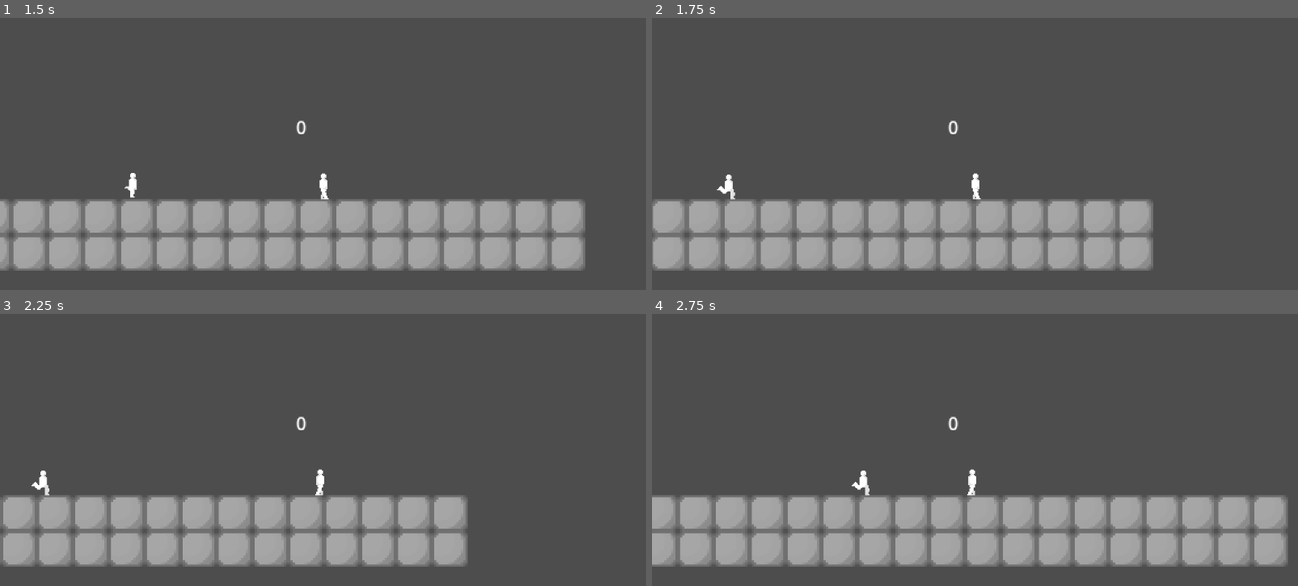
Above: before the commit, frames 1-4 (two rows, left to right).
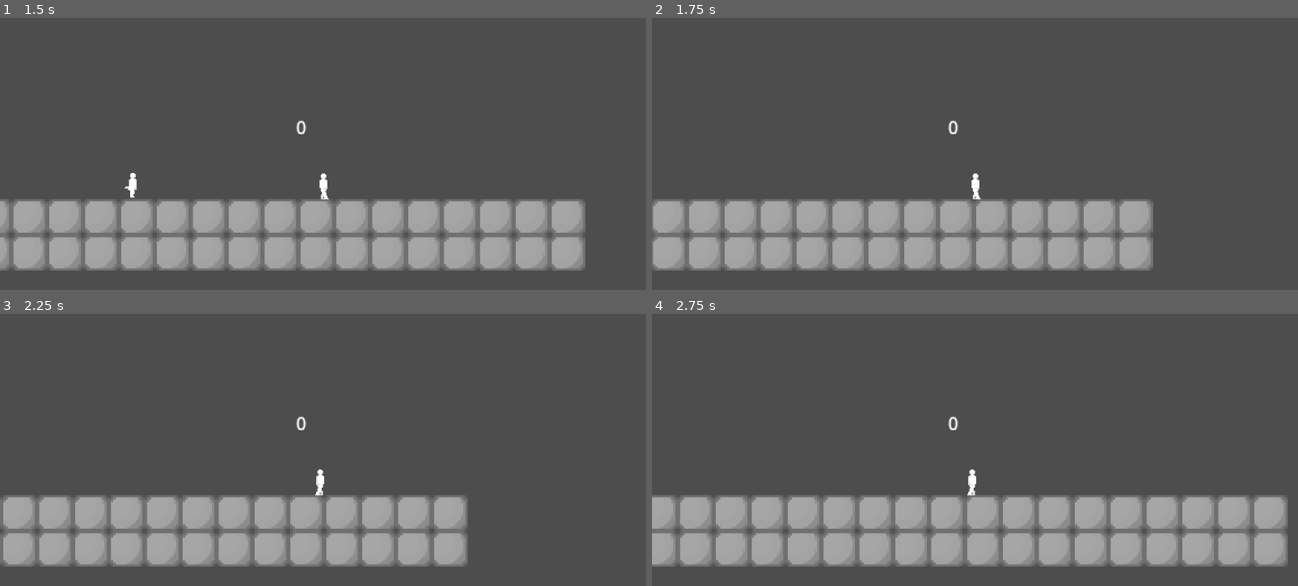
Above: after the commit, the same moments.

Repository: rafesholler/gmtk-2025
Game: Godot game, scene res://test_scene.tscn
The game is run twice, just before and just after one commit, with the same random seed, the same clock (stepped at 60 frames per second) and the same inputs.
Inputs (mouse positions are in pixels of both pictures, inside the frame that each line leads up to):
- Up to frame 1 (1.5 s): tap Enter at 0.5 s; move the mouse to (465, 181) at 0.52 s; hold D (move_right) from 0.53 s (still down); tap C (delete_loop) at 0.6 s; tap W (jump) at 0.77 s; tap T (record_with_player) at 0.8, 1.35 s; move the mouse to (193, 216) at 1.27 s
- Up to frame 2 (1.75 s): keep holding D (move_right); tap W (jump) at 1.52 s; tap R (toggle_record) at 1.55 s
- Up to frame 3 (2.25 s): move the mouse to (387, 414) at 2.02 s; release D (move_right) at 2.03 s; hold A (move_left) from 2.03 s (still down); tap R (toggle_record) at 2.1 s
- Up to frame 4 (2.75 s): keep holding A (move_left); tap C (delete_loop) at 2.3 s

Frame 1 is identical in both runs. In frame 2, 0.1% of the frame differs, in the area x 10-13%, y 57-67%; in frame 3, 0.1%; in frame 4, 0.1%, in the area x 30-34%, y 57-67%.

Commit message:
fixed afterimages

Diff:
--- a/Loop/loop_manager.gd
+++ b/Loop/loop_manager.gd
@@ -24,15 +24,16 @@
 			for object in part.loopable.properties:
 				for property in part.loopable.properties[object]:
 					part.recorded_values[property].append(object.get(property))
-					print("Recorded property " + property + " of object " + object.name + " with value " + str(object.get(property)))
+					#print("Recorded property " + property + " of object " + object.name + " with value " + str(object.get(property)))
 
 	for loop in loops:
 		if loop.is_ready:
 			for part in loop.parts:
 				for object in part.loopable.properties:
 					for property in part.loopable.properties[object]:
+						print(loop.is_ready)
 						object.set(property, part.recorded_values[property][loop.index])
-						print("Played property " + property + " of object " + object.name + " with value " + str(part.recorded_values[property][loop.index]))
+						#print("Played property " + property + " of object " + object.name + " with value " + str(part.recorded_values[property][loop.index]))
 
 			loop.index += 1
 			if loop.index >= loop.max_index:
@@ -77,28 +78,22 @@
 	for part in loops[index].parts:
 		if part.loopable.make_afterimage:
 			var afterimage = afterimage_path.instantiate()
-			# Copy player key to afterimage node
 			for object in part.loopable.properties:
 				if object is Player:
 					object.get_parent().add_child(afterimage)
-					part.loopable.properties[afterimage] = part.loopable.properties[object]
-					part.loopable.properties.erase(object)
-			# Copy other keys to the afterimage nodes
-			for object in part.loopable.properties:
-				if object is not Player:
-					for after_child in afterimage.get_children():
-						if after_child.name == object.name:
-							part.loopable.properties[after_child] = part.loopable.properties[object]
-							part.loopable.properties.erase(object)
+
+			part.loopable = afterimage.get_node("Loopable")
 		part.loopable.begin_playback()
 
 
 func cancel_loop(loop_index: int) -> void:
 	loops[loop_index].is_ready = false
 	loops[loop_index].max_index = 0
+	loops[loop_index].index = 0
 	for part in loops[loop_index].parts:
 		part.loopable.end_playback()
 		for object in part.loopable.properties:
-			if object is Player:
+			if object.is_in_group("afterimage"):
 				object.call_deferred("queue_free")
+		part.recorded_values.clear()
 	loops[loop_index].parts = []
--- a/Player/afterimage.tscn
+++ b/Player/afterimage.tscn
@@ -57,7 +57,8 @@
 [node name="Loopable" type="Node" parent="." node_paths=PackedStringArray("properties")]
 script = ExtResource("1_4ijtp")
 properties = {
-NodePath(""): ["flip_h", "animation", "frame"]
+NodePath(".."): ["position"],
+NodePath("../AnimatedSprite2D"): ["flip_h", "animation", "frame"]
 }
 make_afterimage = true
 metadata/_custom_type_script = "uid://dxmffxw51dhku"
@@ -71,4 +72,4 @@
 sprite_frames = SubResource("SpriteFrames_gll1n")
 animation = &"idle"
 autoplay = "idle"
-frame_progress = 0.90992
+frame_progress = 0.709095
--- a/Player/player.tscn
+++ b/Player/player.tscn
@@ -84,4 +84,4 @@
 sprite_frames = SubResource("SpriteFrames_od3ui")
 animation = &"idle"
 autoplay = "idle"
-frame_progress = 0.878412
+frame_progress = 0.407996
